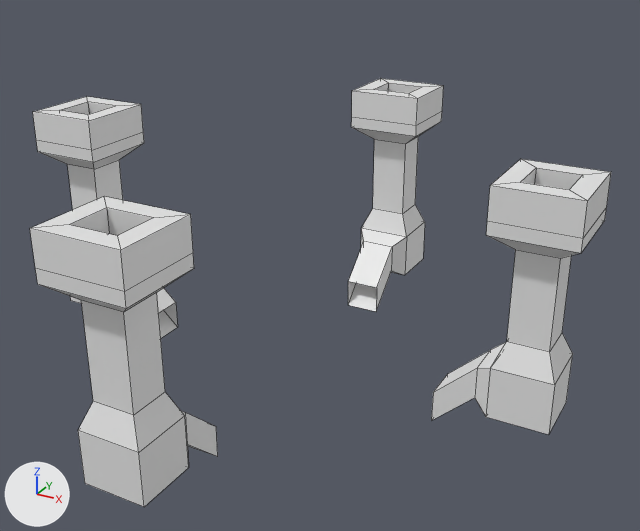
What one commit did to the OBJ model Tank3D/res/models/maze-stuff/torch.obj.
Before and after are seen from a 50 mm lens placed at (5.07, -8.49, 5.66), pointed at (0.4, 0.01, 1.41). Every picture has the same lights, and +X, +Y and +Z are marked at lower left. Mesh edges are drawn as thin lines. Where no turn or scale is listed for an object, it has been applied to the vertices. Vertices at the same position are counted once.

Names of what the first picture shows: 'torch'.
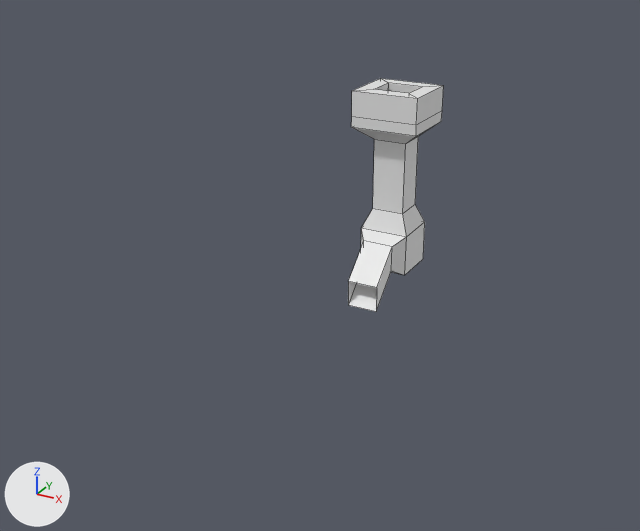
Diff of the bpy script that builds the scene:
```diff
--- a/Tank3D/res/models/maze-stuff/torch.obj.py
+++ b/Tank3D/res/models/maze-stuff/torch.obj.py
@@ me_torch @@
 me_torch.from_pydata(...)  # 180 vertices, 160 faces; spans x -3.5..3.5, y -3.5..3.5, z -0.12..3.8
 # used by ob_torch; location = (0.0, 0.0, 0.0)
+# me_torch part 1: the loose piece of 44 vertices spanning x 2.0..3.5, y -0.5..0.5, z -0.12..2.91 is deleted
+# me_torch part 2: the loose piece of 44 vertices spanning x -3.5..-2.0, y -0.5..0.5, z -0.12..2.91 is deleted
+# me_torch part 3: the loose piece of 44 vertices spanning x -0.5..0.5, y -3.5..-2.0, z -0.12..2.91 is deleted
```

Boxes (x1, y1, x2, y2) around the edits, measured in the pictures (640 x 531 px):
'torch', reshaped: before (30, 78, 611, 507); after (348, 78, 443, 312)
part 1 of me_torch, deleted: before (431, 159, 611, 434)
part 2 of me_torch, deleted: before (33, 97, 178, 338)
part 3 of me_torch, deleted: before (30, 196, 218, 507)
